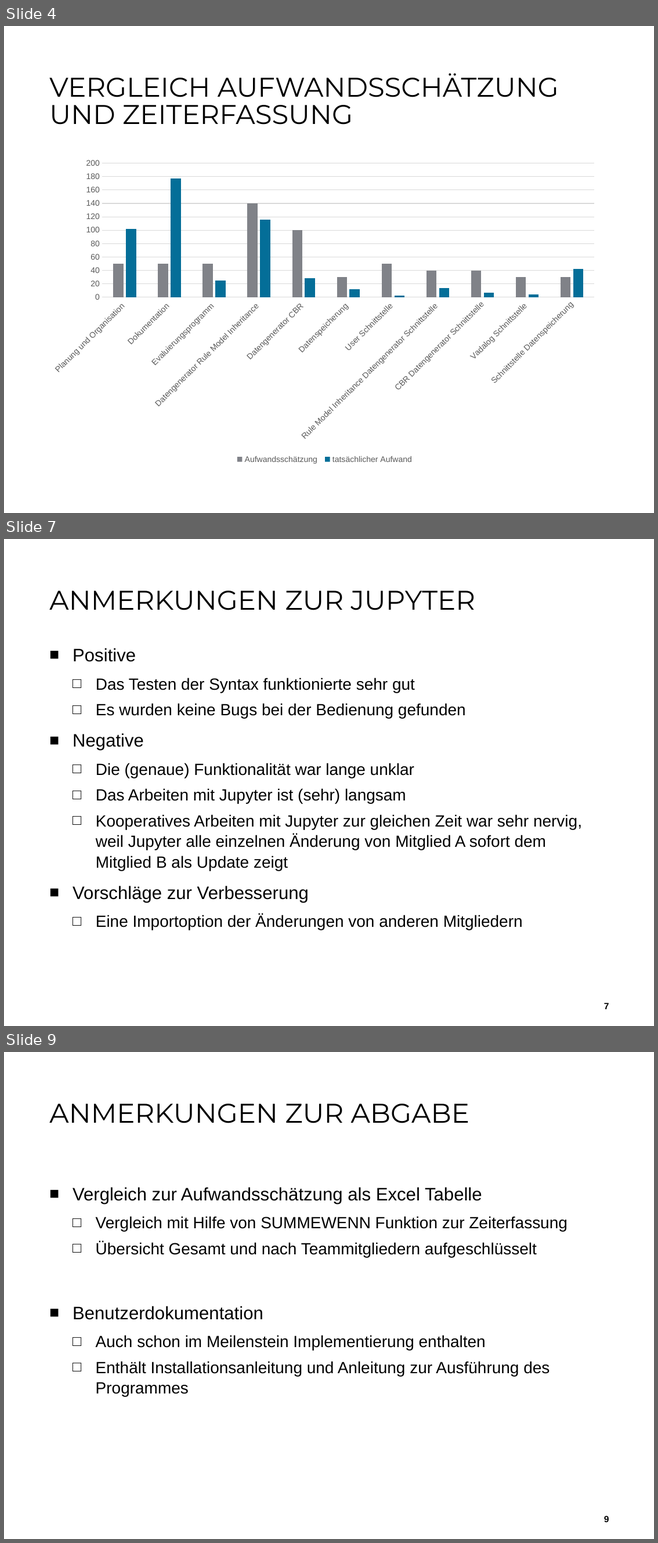
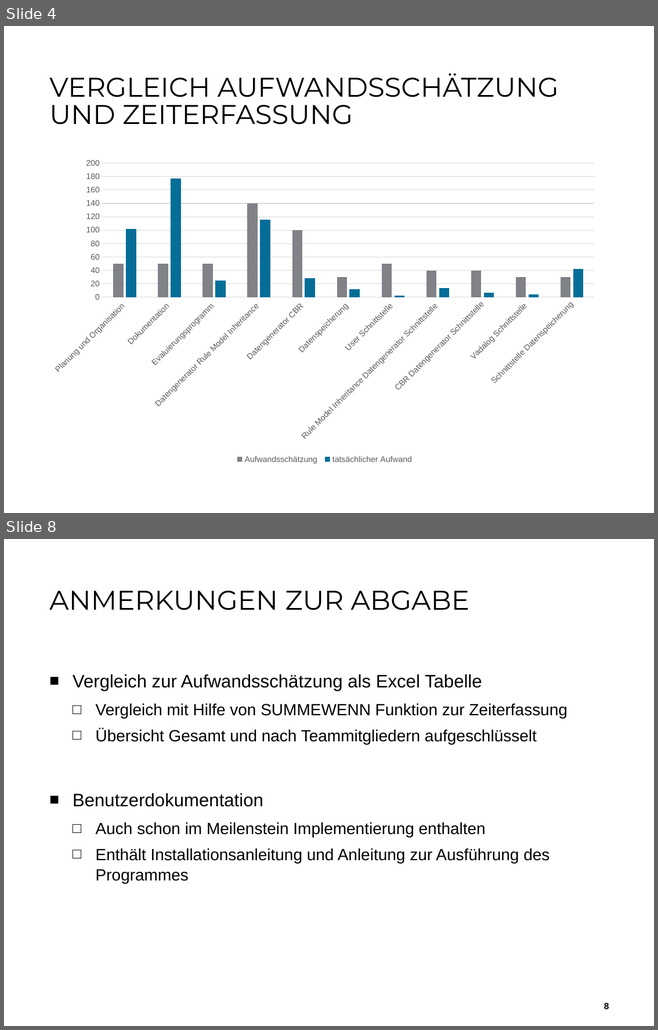
Before and after one commit to aistleithnera/258321_DKE_PR, a slide deck: Dokumente/Projektabschluss/Endabgabe_Projektabschluss.pptx. Shown one above the other, each under a label of ours: slides 4, 7 and 9 before the commit, slides 4 and 8 after it; the slides between them are not shown. The pictures are 658x1543 and 658x1030 pixels, drawn with LibreOffice and Linux fonts; fonts in the diff are those of the drawing; background and template pictures are left out. Boxes give left, top, right and bottom in pixels: in the first picture for what was removed or moved away, otherwise in the second. Text is boxed around its words. In the diff, an @@ line names an element or a change of style, - is before the commit and + after.

```diff
--- a/Dokumente/Projektabschluss/Endabgabe_Projektabschluss.pptx
+++ b/Dokumente/Projektabschluss/Endabgabe_Projektabschluss.pptx
@@ slide 7 removed at [4, 539, 654, 1026], background #FFFFFF @@
@@ title removed at [49, 591, 475, 610] @@
-ANMERKUNGEN ZUR JUPYTER
@@ text removed at [72, 648, 582, 930] @@
-■ Positive
-  □ Das Testen der Syntax funktionierte sehr gut
-  □ Es wurden keine Bugs bei der Bedienung gefunden
-■ Negative
-  □ Die (genaue) Funktionalität war lange unklar
-  □ Das Arbeiten mit Jupyter ist (sehr) langsam
-  □ Kooperatives Arbeiten mit Jupyter zur gleichen Zeit war sehr nervig, weil Jupyter alle einzelnen Änderung von Mitglied A sofort dem Mitglied B als Update zeigt
-■ Vorschläge zur Verbesserung
-  □ Eine Importoption der Änderungen von anderen Mitgliedern
@@ page number removed at [604, 1003, 609, 1009] @@
-7
@@ what was slide 9 is now slide 8 @@
```
Also in this commit, not shown: 3 slides changed, 1 other file.
